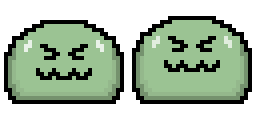
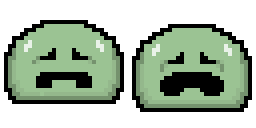
Two versions of the same layered image (256×128). Layer-by-layer changes:
painted on "Layer 2" over [132, 16, 252, 112]
painted on "Layer 1" over [32, 44, 96, 96]
